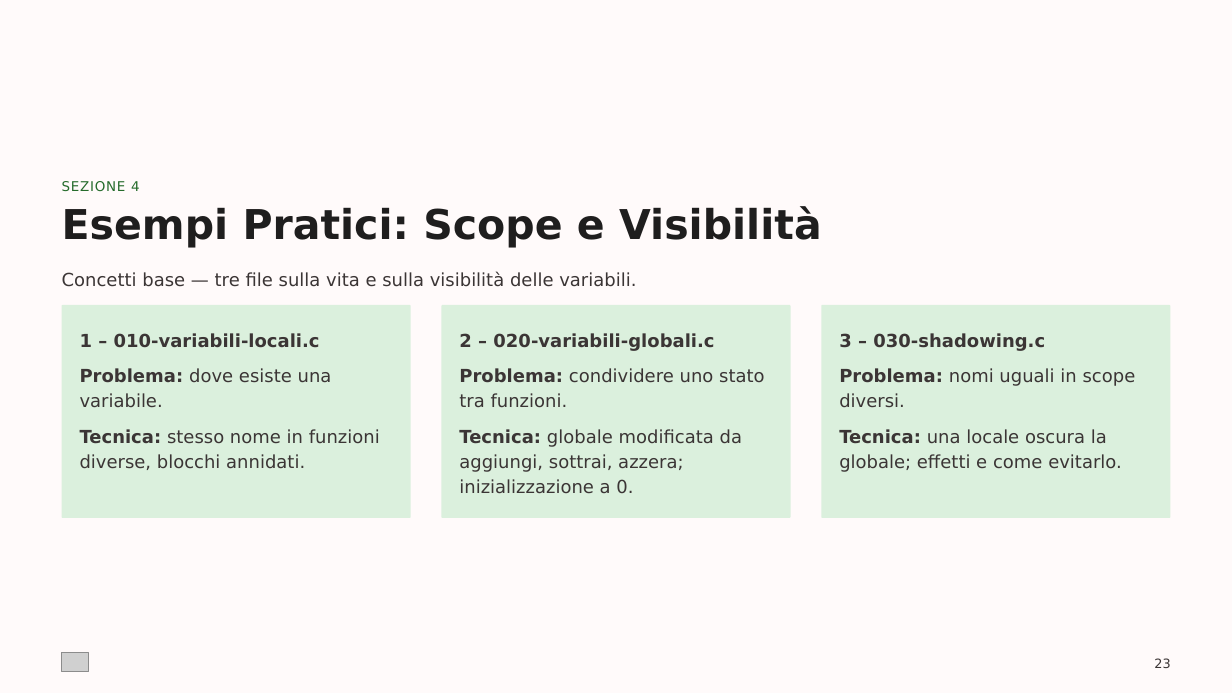
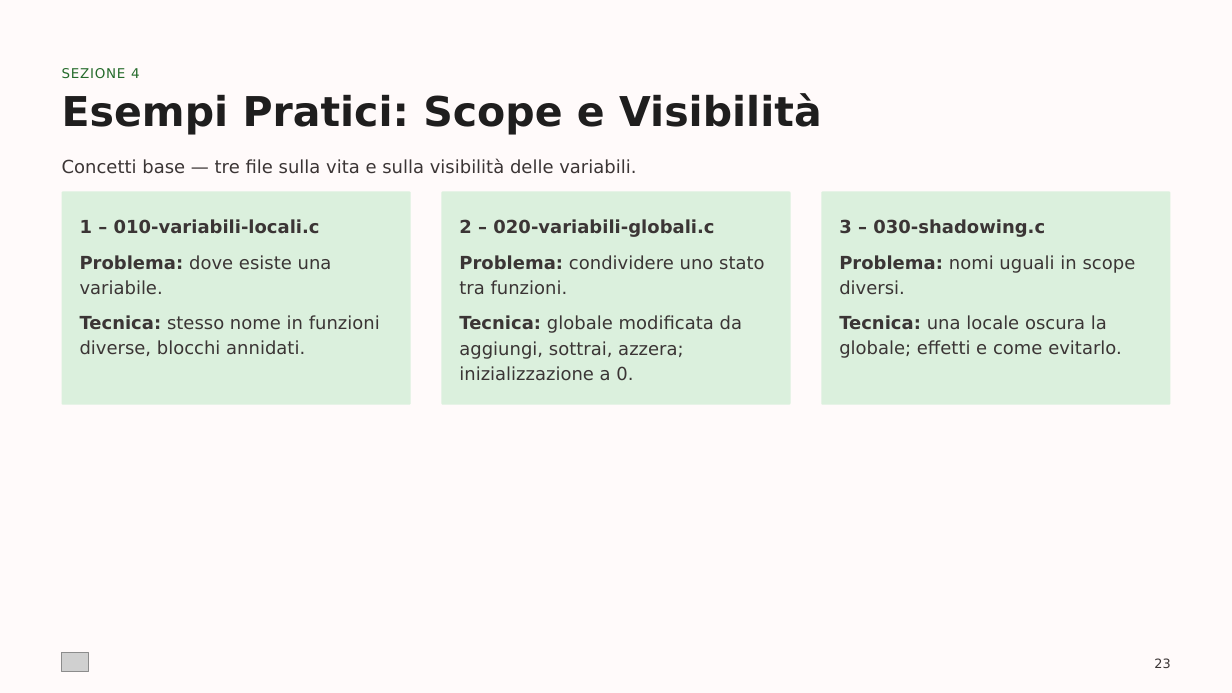
Before and after one commit to albertotesta-teach/linguaggio-C, a slide deck: slide 23 of 00-Documentazione/Linguaggio-C-03-Le-Funzioni.pptx. Drawn at 1232x693 pixels with LibreOffice and Linux fonts; fonts in the diff are those of the drawing; grey boxes stand for pictures. Boxes give left, top, right and bottom in pixels: in the first picture for what was removed or moved away, otherwise in the second. Text is boxed around its words. In the diff, an @@ line names an element or a change of style, - is before the commit and + after.

```diff
--- a/00-Documentazione/Linguaggio-C-03-Le-Funzioni.pptx
+++ b/00-Documentazione/Linguaggio-C-03-Le-Funzioni.pptx
@@ text "Esempi Pratici: Scope e Visibilità": place and size @@
-text "Esempi Pratici: Scope e Visibilità" at [62,206,822,248]
+text "Esempi Pratici: Scope e Visibilità" at [62,93,822,135]
@@ 5 texts, 3 rounded rectangles: place and size @@
-5 texts, 3 rounded rectangles at [62,181,1171,518]
+5 texts, 3 rounded rectangles at [62,68,1171,405]
```
Also in this commit, not shown: 4 other slides changed, 7 other files.
